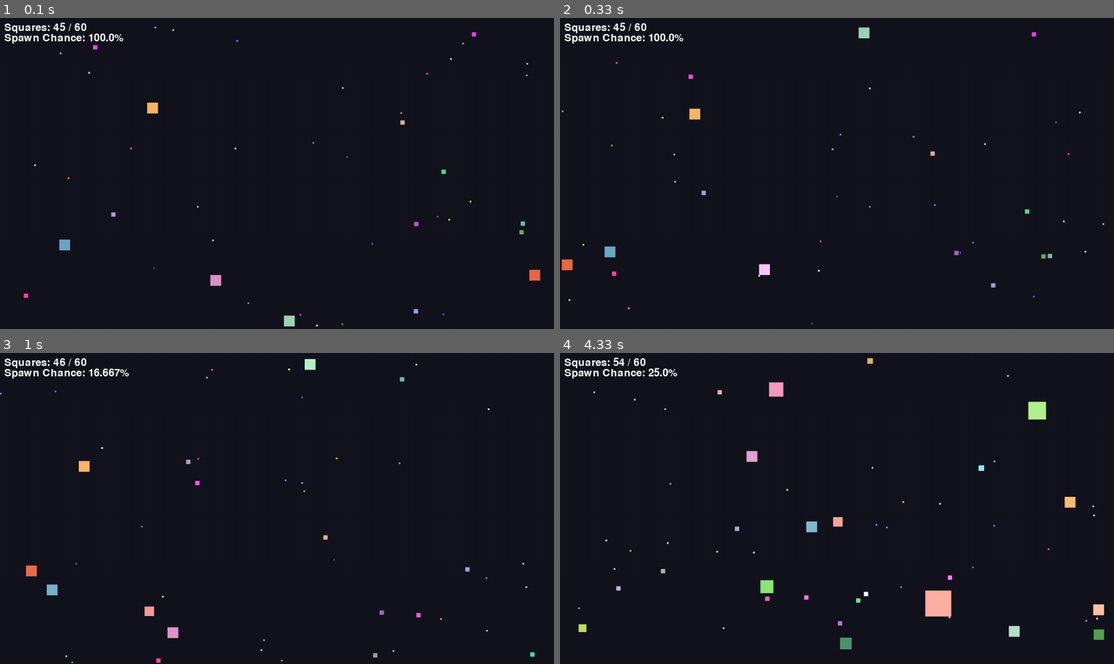
Above: before the commit, frames 1-4 (two rows, left to right).
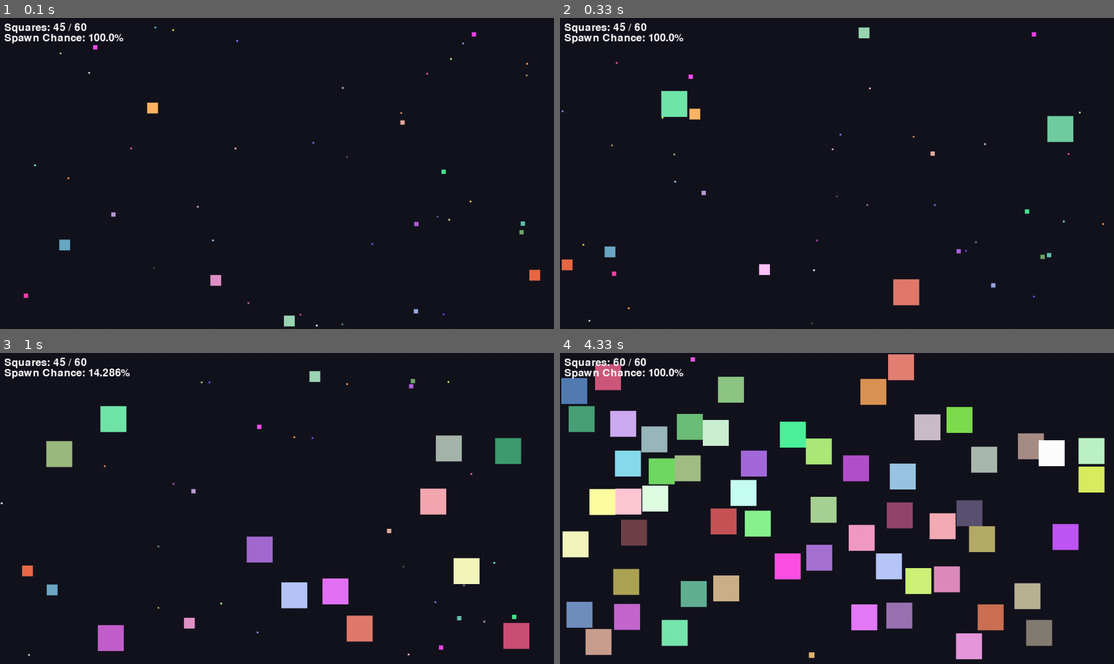
Above: after the commit, the same moments.

Repository: voanhduc0105/lab8-pygame
Game: pygame game, started from main.py
Two runs of this game, one before a commit and one after it. Both use one fixed random seed, a clock stepped at 60 frames per second and the inputs below.
Inputs:
- Up to frame 1 (0.1 s): no input
- Up to frame 2 (0.33 s): no input
- Up to frame 3 (1 s): no input
- Up to frame 4 (4.33 s): no input

Frame 1 is identical in both runs. In frame 2, 1.3% of the frame differs, in the area x 1-95%, y 23-98%; in frame 3, 5.8%; in frame 4, 25%, in the area x 0-99%, y 0-99%.

Commit message:
exam: q5 - eating

Diff:
--- a/main.py
+++ b/main.py
@@ -61,7 +61,7 @@
 		return pygame.Rect(self.x, self.y, self.square_size, self.square_size)
 
 	@staticmethod
-	def squarecreation(listofsquares: list['Square'], disabledsquares: list['Square']):
+	def squarecreation(listofsquares: list['Square'], disabledsquares: list['Square'], orig_size = None):
 		if len(disabledsquares) == 0:
 			new = Square()
 			listofsquares.append(new)
@@ -109,10 +109,30 @@
 		self.life -= other.dmg
 		other.life -= self.dmg
 
+	def eat(self, other:'Square', listofsquares, disabledsquares):
+		# bigger squares will eat smaller ones, ignoring life and dmg
+		# however, we will call collision check insize squarecollision
+		# call for check_collision
+		# if they respawn at same size, that is because the mini squares died too fast
+		if self.square_size == other.square_size:
+			return
+			# just ignore
+		if self.square_size > other.square_size:
+			store_size = other.square_size
+			# first kill it, the other square.
+			other.bidfarewell(listofsquares, disabledsquares)
+			# then respawn it
+			other.squarecreation(listofsquares, disabledsquares, store_size)
+		else:
+			other.eat(self, listofsquares, disabledsquares)
+			# that means the other is bigger, so we swap
+
 	def squarecollision(self, other, listofsquares: list['Square'], disabledsquares: list['Square']):
-		a = self.getrect()
-		b = other.getrect()
-		if a.colliderect(b):
+		# Collision will now use eat.
+		# this if statement will now use check_collision
+		if self.check_collision(other):
+			a = self.getrect()
+			b = other.getrect()
 			self.pulse = 1/3
 			other.pulse = 1/3
 			overlap_x = min(a.right, b.right) - max(a.left, b.left)
@@ -135,7 +155,7 @@
 							other.vx *= -1
 							other.vx += random.uniform(-2.0, 2.0) * 60
 						self.x = b.x - a.width
-					self.i_want_to_KILL_you(other)
+					self.eat(other, listofsquares, disabledsquares)
 					return True
 				# self is to the right
 				elif a.x > b.x:
@@ -146,7 +166,7 @@
 							other.vx *= -1
 							other.vx += random.uniform(-2.0, 2.0)* 60
 						self.x = b.x + b.width
-					self.i_want_to_KILL_you(other)
+					self.eat(other, listofsquares, disabledsquares)
 					return True
 
 			else:
@@ -159,7 +179,7 @@
 							other.vy *= -1
 							other.vy += random.uniform(-2.0, 2.0)* 60
 						self.y = b.y - a.height
-					self.i_want_to_KILL_you(other)
+					self.eat(other, listofsquares, disabledsquares)
 					return True
 				# self is below
 				elif a.y > b.y:
@@ -170,7 +190,7 @@
 							other.vy *= -1
 							other.vy += random.uniform(-2.0, 2.0)* 60
 						self.y = b.y + b.height
-					self.i_want_to_KILL_you(other)
+					self.eat(other, listofsquares, disabledsquares)
 					return True
 
 	def flee(self, other: 'Square'):
